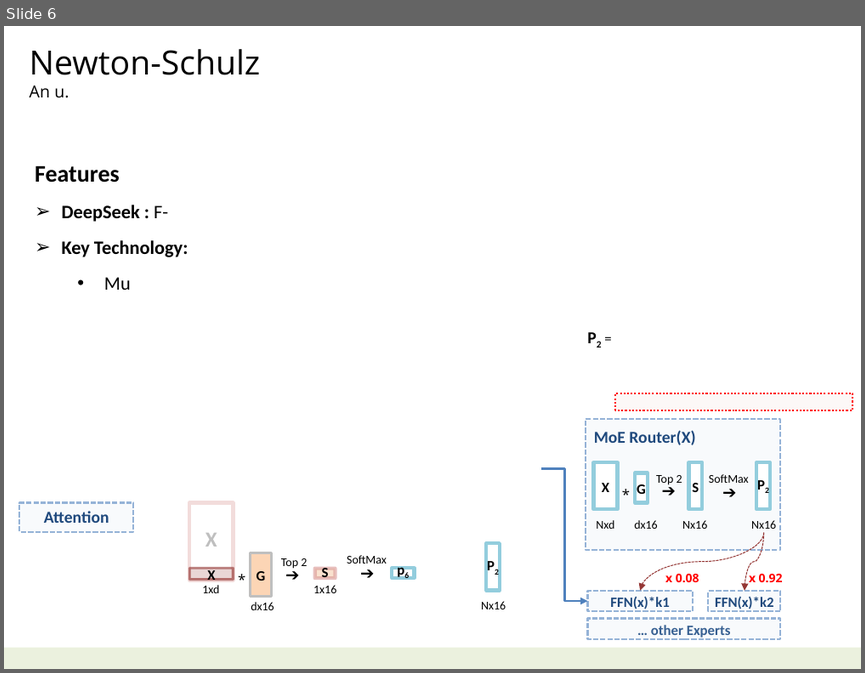
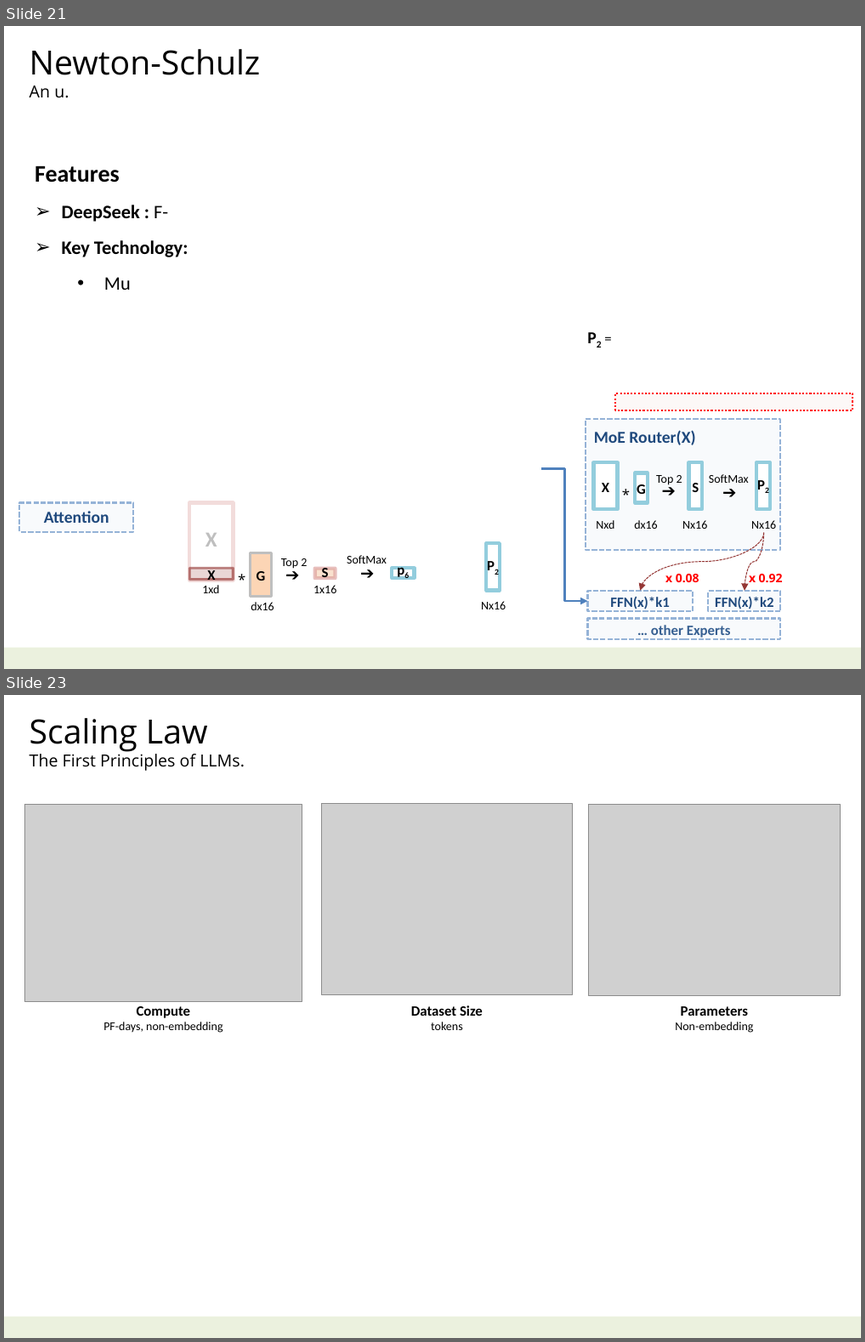
Before and after one commit to navibator/crazy-ai, a slide deck: ai-seepseek.pptx. Shown one above the other, each under a label of ours: slide 6 before the commit, slides 21 and 23 after it; the slides between them are not shown. The pictures are 865x673 and 865x1342 pixels, drawn with LibreOffice and Linux fonts; fonts in the diff are those of the drawing; grey boxes stand for pictures. Boxes give left, top, right and bottom in pixels: in the first picture for what was removed or moved away, otherwise in the second. Text is boxed around its words. In the diff, an @@ line names an element or a change of style, - is before the commit and + after.

```diff
--- a/ai-seepseek.pptx
+++ b/ai-seepseek.pptx
@@ slide 23 added at (4,695,861,1338), background #FFFFFF; not listed: 1 template element that a slide beside it also shows @@
@@ text added at (30,718,245,771), 14 pt, text #000000 @@
+Scaling Law
+The First Principles of LLMs.
@@ picture added at (25,804,302,1001) @@
@@ picture added at (322,804,572,995) @@
@@ picture added at (588,804,840,995) @@
@@ text added at (103,1006,222,1032), 10 pt, text #000000 @@
+Compute
+PF-days, non-embedding
@@ text added at (411,1005,483,1030), 12 pt, text #000000, bold @@
+Dataset Size
+tokens
@@ text added at (675,1006,753,1032), 10 pt, text #000000 @@
+Parameters
+Non-embedding
@@ what was slide 6 is now slide 21 @@
```
Also in this commit, not shown: 3 slides changed, 6 other slides added, 6 slides removed, 2 other files.
